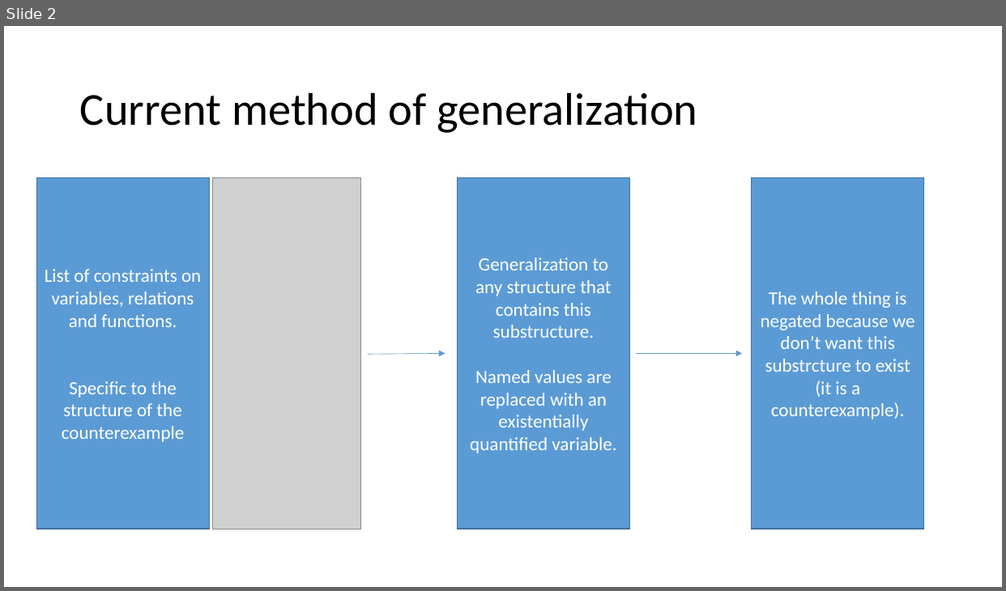
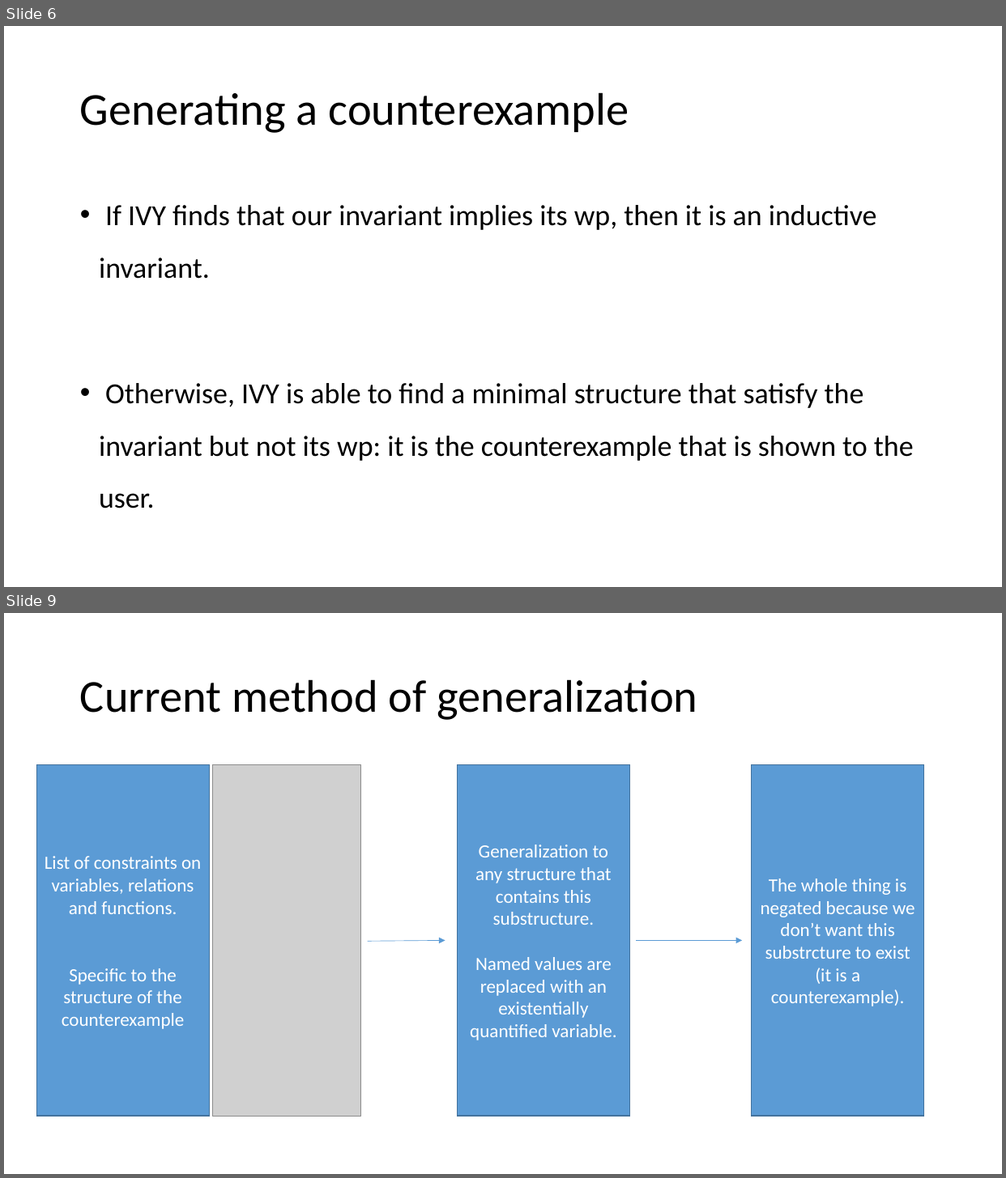
Before and after one commit to tjhance/ivy-research, a slide deck: interactive_proof/counterexample_generalization.pptx. Shown one above the other, each under a label of ours: slide 2 before the commit, slides 6 and 9 after it; the slides between them are not shown. The pictures are 1006x591 and 1006x1178 pixels, drawn with LibreOffice and Linux fonts; fonts in the diff are those of the drawing; grey boxes stand for pictures. Boxes give left, top, right and bottom in pixels: in the first picture for what was removed or moved away, otherwise in the second. Text is boxed around its words. In the diff, an @@ line names an element or a change of style, - is before the commit and + after.

```diff
--- a/interactive_proof/counterexample_generalization.pptx
+++ b/interactive_proof/counterexample_generalization.pptx
@@ slide 6 added at [4,26,1002,587], background #FFFFFF @@
@@ title added at [80,92,629,133], 44 pt, text #000000 @@
+Generating a counterexample
@@ text added at [99,205,914,509], 28 pt, text #000000 @@
+• If IVY finds that our invariant implies its wp, then it is an inductive invariant.
+• Otherwise, IVY is able to find a minimal structure that satisfy the invariant but not its wp: it is the counterexample that is shown to the user.
@@ what was slide 2 is now slide 9 @@
```
Also in this commit, not shown: 3 slides changed, 8 other slides added.
